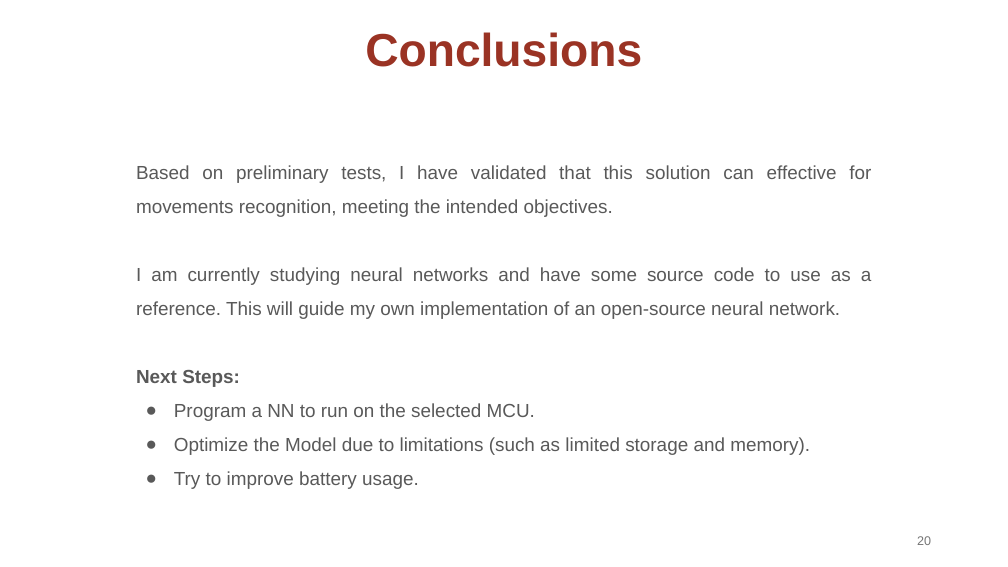
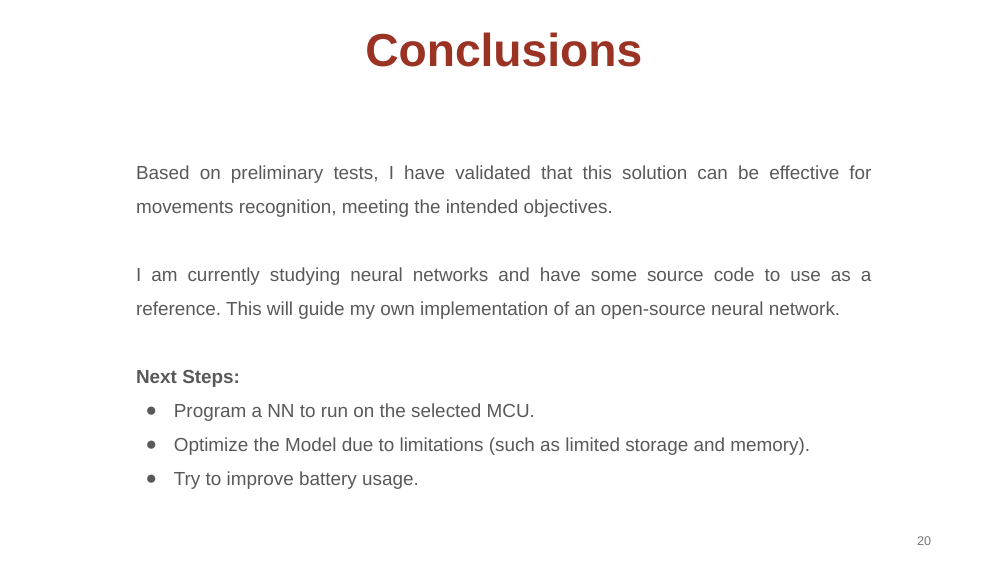
Before and after one commit to osduarte/TESE-MEIC-2324, a slide deck: slide 20 of Relatório intermédio/Apresentação intermédia da TESE_final.pptx. Drawn at 1008x567 pixels with LibreOffice and Linux fonts; fonts in the diff are those of the drawing. Boxes give left, top, right and bottom in pixels: in the first picture for what was removed or moved away, otherwise in the second. Text is boxed around its words. In the diff, an @@ line names an element or a change of style, - is before the commit and + after.

```diff
--- a/Relatório intermédio/Apresentação intermédia da TESE_final.pptx
+++ b/Relatório intermédio/Apresentação intermédia da TESE_final.pptx
@@ text at [136,165,871,217]: text changed @@
-Based on preliminary tests, I have validated that this solution can effective for movements recognition, meeting the intended objectives.
+Based on preliminary tests, I have validated that this solution can be effective for movements recognition, meeting the intended objectives.
```
Also in this commit, not shown: 6 other slides changed, 1 other file.
